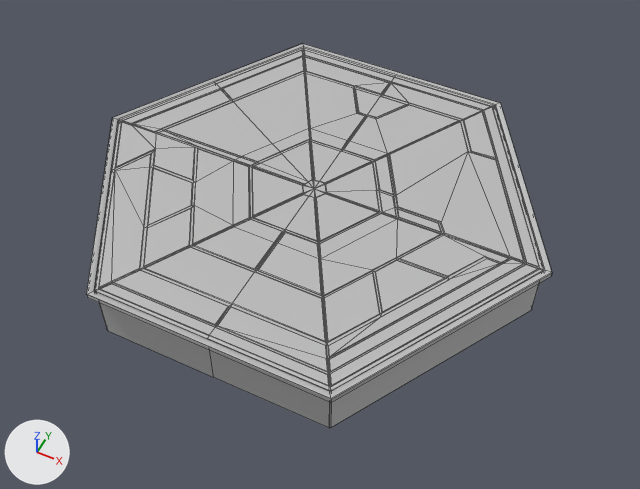
The FBX model Assets/Models/Platform_Boss1/SM_Platform_Mesh.fbx as it was, and as the next commit left it.
The view is the same before and after, from a 50 mm camera at (19.1, -37.4, 41.4) aimed at (1.1, -1.4, -3.6). Arrows for +X, +Y and +Z are at lower left; the lights stay in place. Mesh edges are drawn as thin lines. Where no turn or scale is listed for an object, it has been applied to the vertices.

Objects in the first picture: 'SM_Edges_Platform_lp', 'SM_Platform_lp'.
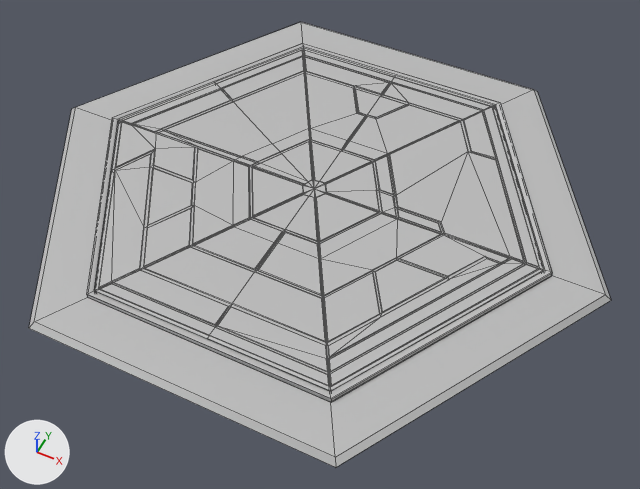
What the commit changed:
Mesh me_mesh_002 is new.
It has 24 vertices, 18 faces and spans x -20.0..20.0, y -17.3..17.3, z -0.6..-0.3.
Faces by material slot: [9, 9].
It uses material mat_m_platform_02 (grey #bcbcbc).
It uses material mat_m_platform_01 (grey #bcbcbc).
Object 'SM_Large_Edges_Platform_lp' (ob_sm_large_edges_platform_lp) is new; it shows me_mesh_002.
Its location is (0.0, 0.0, 0.0).

Location of each change, [x1, y1, x2, y2] in pixels of the pictures (640 x 489 px):
'SM_Large_Edges_Platform_lp', added
    after: [29, 22, 611, 467]
    faces in mat_m_platform_01 (grey #bcbcbc): [29, 22, 336, 467]
    faces in mat_m_platform_02 (grey #bcbcbc): [301, 22, 611, 467]
